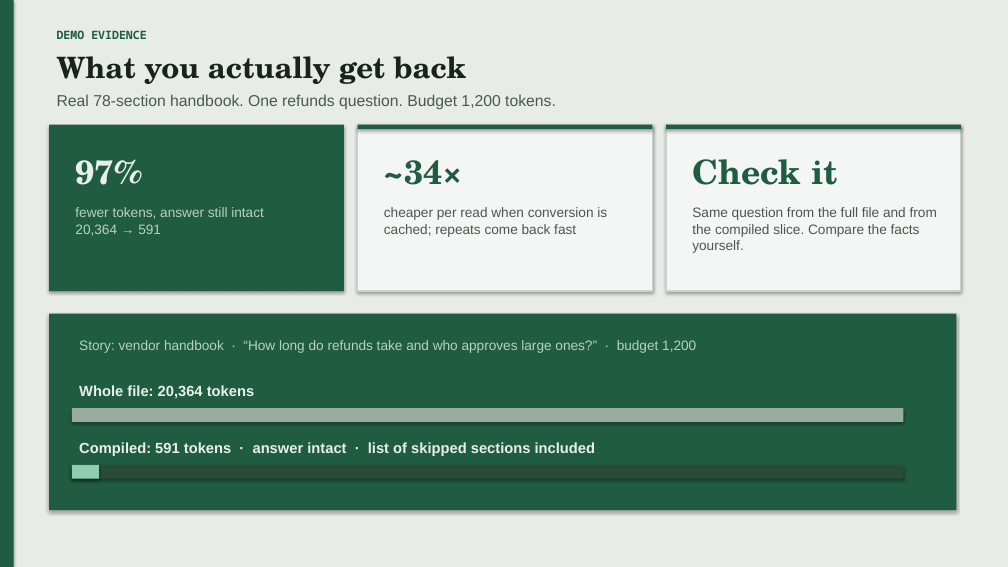
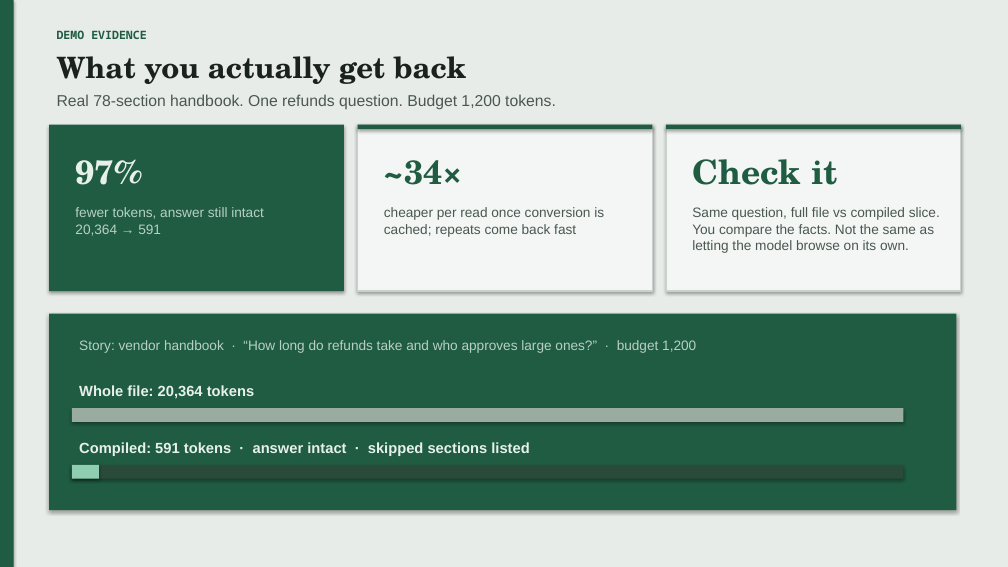
Before and after one commit to shenba1712/context-compiler, a slide deck: slide 5 of pitch/context-compiler-pitch.pptx. Drawn at 1008x567 pixels with LibreOffice and Linux fonts; fonts in the diff are those of the drawing. Boxes give left, top, right and bottom in pixels: in the first picture for what was removed or moved away, otherwise in the second. Text is boxed around its words. In the diff, an @@ line names an element or a change of style, - is before the commit and + after.

```diff
--- a/pitch/context-compiler-pitch.pptx
+++ b/pitch/context-compiler-pitch.pptx
@@ text at bbox=[384, 207, 604, 237]: text changed @@
-cheaper per read when conversion is cached; repeats come back fast
+cheaper per read once conversion is cached; repeats come back fast
@@ text at bbox=[692, 207, 940, 253]: text changed @@
-Same question from the full file and from the compiled slice. Compare the facts yourself.
+Same question, full file vs compiled slice. You compare the facts. Not the same as letting the model browse on its own.
@@ text at bbox=[79, 442, 529, 456]: text changed @@
-Compiled: 591 tokens · answer intact · list of skipped sections included
+Compiled: 591 tokens · answer intact · skipped sections listed
```
Also in this commit, not shown: 5 other slides changed.
